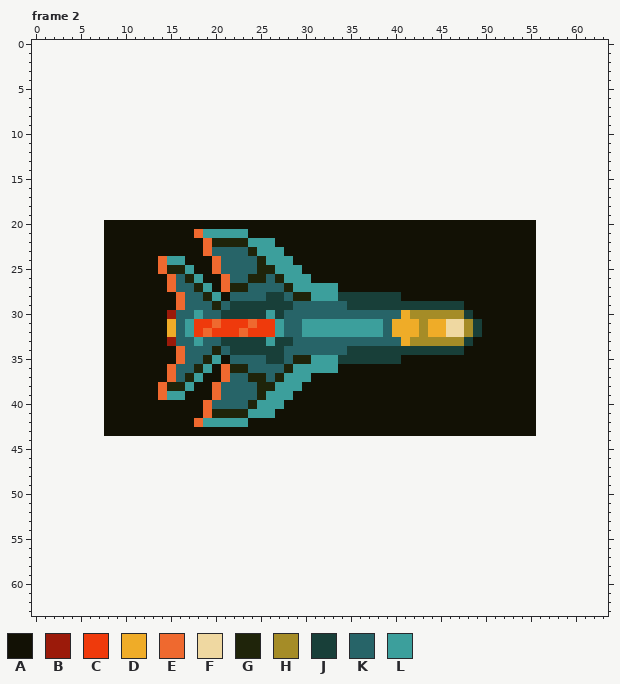
Edited in one commit: pixel-art file (gfx/ships.aseprite). The first picture shows the starting point.
48x24 pixels, 2 frames. Shown: frame 2. The old version is drawn lined up with the new one, on the new canvas. The commit also changed other frames, which this record leaves out.
Visible layers, top first: "Layer 2", "Layer 1", "background".
Palette (. is transparent): A #121105  B #9b1a0a  C #ef3a0c  D #efac28  E #ef692f  F #efd8a1  G #1f240a  H #a58c27  J #183f39  K #276468  L #3c9f9c
Pixels before, frame 2 (only the part around the change), first column x 0:
 0 ................................................................
 1 ................................................................
 2 ................................................................
 3 ................................................................
 4 ................................................................
 5 ................................................................
 6 ................................................................
 7 ................................................................
 8 ................................................................
 9 ................................................................
10 ................................................................
11 ................................................................
12 ................................................................
13 ................................................................
14 ................................................................
15 ................................................................
16 ................................................................
17 ................................................................
18 ................................................................
19 ................................................................
20 ........AAAAAAAAAAAAAAAAAAAAAAAAAAAAAAAAAAAAAAAAAAAAAAAA........
21 ........AAAAAAAAAAELLLLLAAAAAAAAAAAAAAAAAAAAAAAAAAAAAAAA........
22 ........AAAAAAAAAAAEGGGGLLLAAAAAAAAAAAAAAAAAAAAAAAAAAAAA........
23 ........AAAAAAAAAAAEKKKKGLLLAAAAAAAAAAAAAAAAAAAAAAAAAAAA........
24 ........AAAAAAELLAAAEKKKKGLLLAAAAAAAAAAAAAAAAAAAAAAAAAAA........
25 ........AAAAAAEGGLAAEKKKKGGLLLAAAAAAAAAAAAAAAAAAAAAAAAAA........
26 ........AAAAAAAEKGLAAEKKGGKGLLLAAAAAAAAAAAAAAAAAAAAAAAAA........
27 ........AAAAAAAEKKGLAEGGKKKKGLLLLLAAAAAAAAAAAAAAAAAAAAAA........
28 ........AAAAAAAAEKKGLAKKKKJJKGGLLLJJJJJJJAAAAAAAAAAAAAAA........
29 ........AAAAAAAAEKKKGKJJJJJJJKKKKKKJJJJJJJJJJJJJAAAAAAAA........
30 ........AAAAAAABKKLKKJJJJJLJKKKKKKKKKKKKKDHHHHHHJAAAAAAA........
31 ........AAAAAAADKLCCECCCECCLKKLLLLLLLLLKDDDHDDFFHJAAAAAA........
32 ........AAAAAAADKLCECCCECCCLKKLLLLLLLLLKDDDHDDFFHJAAAAAA........
33 ........AAAAAAABKKLKKJJJJJLJJKKKKKKKKKKKKDHHHHHHJAAAAAAA........
34 ........AAAAAAAAEKKKGKJJJJJJKKKKKKKJJJJJJJJJJJJJAAAAAAAA........
35 ........AAAAAAAAEKKGLAKKKKJJKGGLLLJJJJJJJAAAAAAAAAAAAAAA........
36 ........AAAAAAAEKKGLAEGGKKKKGLLLLLAAAAAAAAAAAAAAAAAAAAAA........
37 ........AAAAAAAEKGLAAEKKGGKGLLLAAAAAAAAAAAAAAAAAAAAAAAAA........
38 ........AAAAAAEGGLAAEKKKKGGLLLAAAAAAAAAAAAAAAAAAAAAAAAAA........
39 ........AAAAAAELLAAAEKKKKGLLLAAAAAAAAAAAAAAAAAAAAAAAAAAA........
40 ........AAAAAAAAAAAEKKKKGLLLAAAAAAAAAAAAAAAAAAAAAAAAAAAA........
41 ........AAAAAAAAAAAEGGGGLLLAAAAAAAAAAAAAAAAAAAAAAAAAAAAA........
42 ........AAAAAAAAAAELLLLLAAAAAAAAAAAAAAAAAAAAAAAAAAAAAAAA........
43 ........AAAAAAAAAAAAAAAAAAAAAAAAAAAAAAAAAAAAAAAAAAAAAAAA........
44 ................................................................
45 ................................................................
46 ................................................................
47 ................................................................
48 ................................................................
49 ................................................................
50 ................................................................
51 ................................................................
52 ................................................................
53 ................................................................
54 ................................................................
55 ................................................................
56 ................................................................
57 ................................................................
58 ................................................................
59 ................................................................
60 ................................................................
61 ................................................................
62 ................................................................
63 ................................................................
Once edited:
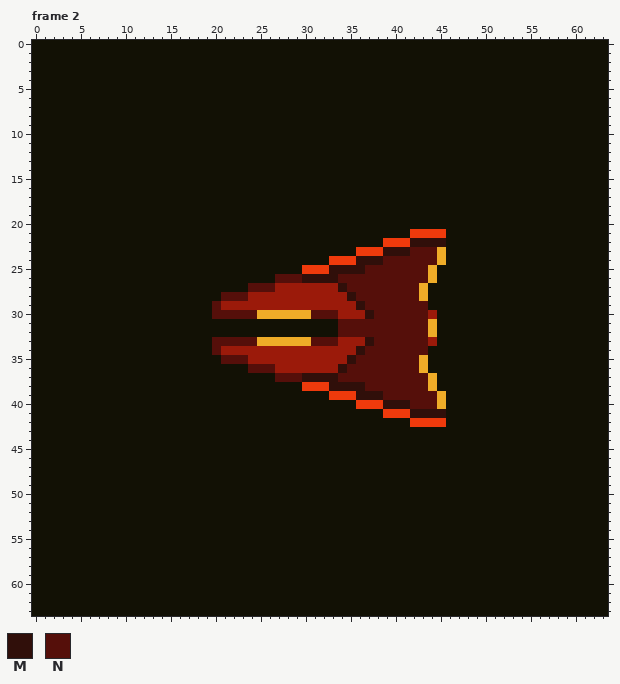
Colours new in this view: M #300f0a  N #550f0a
Difference:
canvas 48x24 -> 64x64, the old top-left corner now at 8,20
Frame 2:
y 0..19: x 0..63 ................................................................ -> AAAAAAAAAAAAAAAAAAAAAAAAAAAAAAAAAAAAAAAAAAAAAAAAAAAAAAAAAAAAAAAA
y 20: x 0..7 ........ -> AAAAAAAA; x 56..63 ........ -> AAAAAAAA
y 21: x 0..7 ........ -> AAAAAAAA; x 18..23 ELLLLL -> AAAAAA; x 42..45 AAAA -> CCCC; x 56..63 ........ -> AAAAAAAA
y 22: x 0..7 ........ -> AAAAAAAA; x 19..26 EGGGGLLL -> AAAAAAAA; x 39..45 AAAAAAA -> CCCMMMM; x 56..63 ........ -> AAAAAAAA
y 23: x 0..7 ........ -> AAAAAAAA; x 19..27 EKKKKGLLL -> AAAAAAAAA; x 36..45 AAAAAAAAAA -> CCCMMMNNND; x 56..63 ........ -> AAAAAAAA
y 24: x 0..7 ........ -> AAAAAAAA; x 14..16 ELL -> AAA; x 20..28 EKKKKGLLL -> AAAAAAAAA; x 33..45 AAAAAAAAAAAAA -> CCCMMMNNNNNND; x 56..63 ........ -> AAAAAAAA
y 25: x 0..7 ........ -> AAAAAAAA; x 14..17 EGGL -> AAAA; x 20..44 EKKKKGGLLLAAAAAAAAAAAAAAA -> AAAAAAAAAACCCMMMMNNNNNNND; x 56..63 ........ -> AAAAAAAA
y 26: x 0..7 ........ -> AAAAAAAA; x 15..18 EKGL -> AAAA; x 21..44 EKKGGKGLLLAAAAAAAAAAAAAA -> AAAAAANNNMMMMNNNNNNNNNND; x 56..63 ........ -> AAAAAAAA
y 27: x 0..7 ........ -> AAAAAAAA; x 15..19 EKKGL -> AAAAA; x 21..43 EGGKKKKGLLLLLAAAAAAAAAA -> AAANNNBBBBBBBMNNNNNNNND; x 56..63 ........ -> AAAAAAAA
y 28: x 0..7 ........ -> AAAAAAAA; x 16..43 EKKGLAKKKKJJKGGLLLJJJJJJJAAA -> AAAAANNNBBBBBBBBBBBMNNNNNNND; x 56..63 ........ -> AAAAAAAA
y 29: x 0..7 ........ -> AAAAAAAA; x 16..47 EKKKGKJJJJJJJKKKKKKJJJJJJJJJJJJJ -> AAAANBBBBBBBBBBBBBBBMNNNNNNNAAAA; x 56..63 ........ -> AAAAAAAA
y 30: x 0..7 ........ -> AAAAAAAA; x 15..48 BKKLKKJJJJJLJKKKKKKKKKKKKKDHHHHHHJ -> AAAAANNNNNDDDDDDNNNBBBMNNNNNNBAAAA; x 56..63 ........ -> AAAAAAAA
y 31: x 0..7 ........ -> AAAAAAAA; x 15..43 DKLCCECCCECCLKKLLLLLLLLLKDDDH -> AAAAAAAAAAAAAAAAAAANNNNNNNNNN; x 45..49 DFFHJ -> AAAAA; x 56..63 ........ -> AAAAAAAA
y 32: x 0..7 ........ -> AAAAAAAA; x 15..43 DKLCECCCECCCLKKLLLLLLLLLKDDDH -> AAAAAAAAAAAAAAAAAAANNNNNNNNNN; x 45..49 DFFHJ -> AAAAA; x 56..63 ........ -> AAAAAAAA
y 33: x 0..7 ........ -> AAAAAAAA; x 15..48 BKKLKKJJJJJLJJKKKKKKKKKKKKDHHHHHHJ -> AAAAANNNNNDDDDDDNNNBBBMNNNNNNBAAAA; x 56..63 ........ -> AAAAAAAA
y 34: x 0..7 ........ -> AAAAAAAA; x 16..47 EKKKGKJJJJJJKKKKKKKJJJJJJJJJJJJJ -> AAAANBBBBBBBBBBBBBBBMNNNNNNNAAAA; x 56..63 ........ -> AAAAAAAA
y 35: x 0..7 ........ -> AAAAAAAA; x 16..43 EKKGLAKKKKJJKGGLLLJJJJJJJAAA -> AAAAANNNBBBBBBBBBBBMNNNNNNND; x 56..63 ........ -> AAAAAAAA
y 36: x 0..7 ........ -> AAAAAAAA; x 15..19 EKKGL -> AAAAA; x 21..43 EGGKKKKGLLLLLAAAAAAAAAA -> AAANNNBBBBBBBMNNNNNNNND; x 56..63 ........ -> AAAAAAAA
y 37: x 0..7 ........ -> AAAAAAAA; x 15..18 EKGL -> AAAA; x 21..44 EKKGGKGLLLAAAAAAAAAAAAAA -> AAAAAANNNMMMMNNNNNNNNNND; x 56..63 ........ -> AAAAAAAA
y 38: x 0..7 ........ -> AAAAAAAA; x 14..17 EGGL -> AAAA; x 20..44 EKKKKGGLLLAAAAAAAAAAAAAAA -> AAAAAAAAAACCCMMMMNNNNNNND; x 56..63 ........ -> AAAAAAAA
y 39: x 0..7 ........ -> AAAAAAAA; x 14..16 ELL -> AAA; x 20..28 EKKKKGLLL -> AAAAAAAAA; x 33..45 AAAAAAAAAAAAA -> CCCMMMNNNNNND; x 56..63 ........ -> AAAAAAAA
y 40: x 0..7 ........ -> AAAAAAAA; x 19..27 EKKKKGLLL -> AAAAAAAAA; x 36..45 AAAAAAAAAA -> CCCMMMNNND; x 56..63 ........ -> AAAAAAAA
y 41: x 0..7 ........ -> AAAAAAAA; x 19..26 EGGGGLLL -> AAAAAAAA; x 39..45 AAAAAAA -> CCCMMMM; x 56..63 ........ -> AAAAAAAA
y 42: x 0..7 ........ -> AAAAAAAA; x 18..23 ELLLLL -> AAAAAA; x 42..45 AAAA -> CCCC; x 56..63 ........ -> AAAAAAAA
y 43: x 0..7 ........ -> AAAAAAAA; x 56..63 ........ -> AAAAAAAA
y 44..63: x 0..63 ................................................................ -> AAAAAAAAAAAAAAAAAAAAAAAAAAAAAAAAAAAAAAAAAAAAAAAAAAAAAAAAAAAAAAAA
